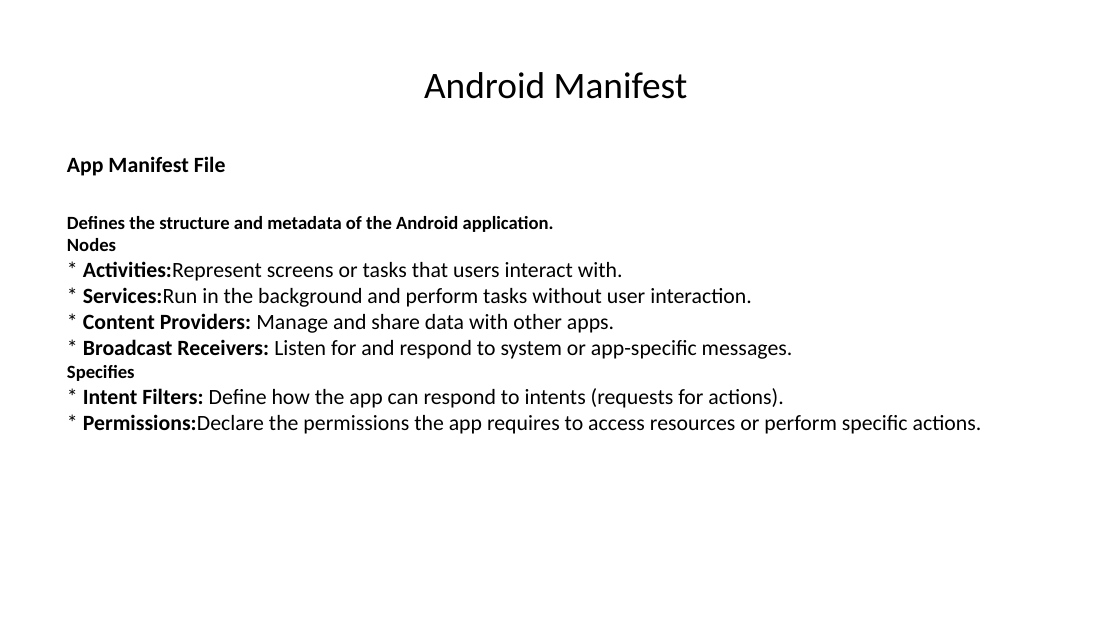
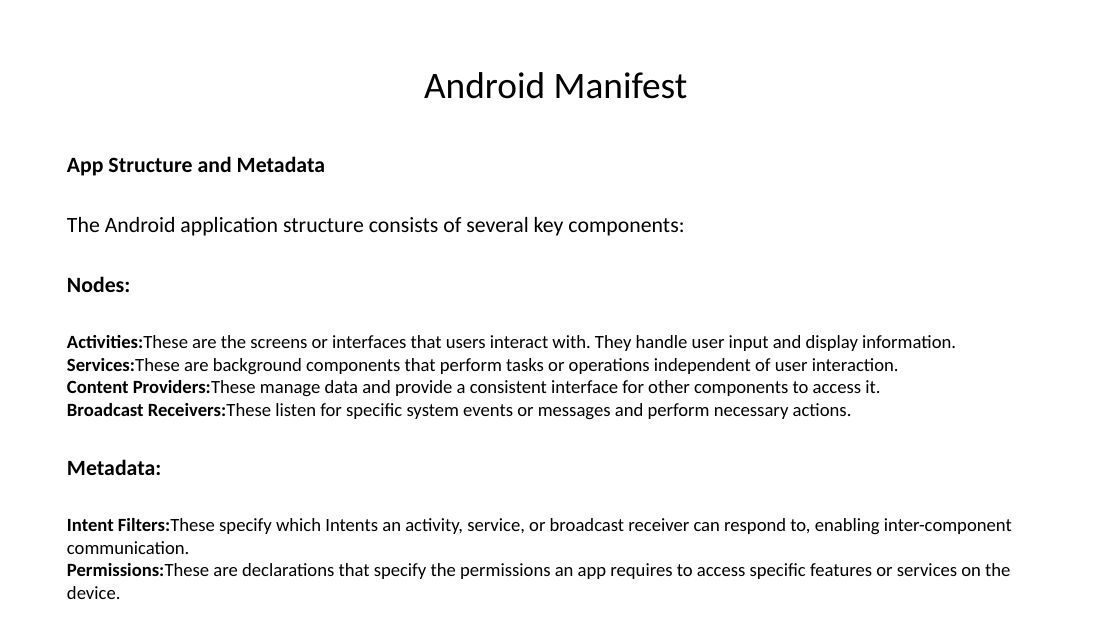
Before and after one commit to munirrudy-sg/Boring-Slide-Eradicator-inator, a slide deck: slide 6 of output.pptx. Drawn at 1120x630 pixels with LibreOffice and Linux fonts; fonts in the diff are those of the drawing. Boxes give left, top, right and bottom in pixels: in the first picture for what was removed or moved away, otherwise in the second. Text is boxed around its words. In the diff, an @@ line names an element or a change of style, - is before the commit and + after.

```diff
--- a/output.pptx
+++ b/output.pptx
@@ text at (67,156,1012,579): text changed; size 14 to 12 pt @@
-App Manifest File
-Defines the structure and metadata of the Android application.
-Nodes
-* Activities:Represent screens or tasks that users interact with.
-* Services:Run in the background and perform tasks without user interaction.
-* Content Providers: Manage and share data with other apps.
-* Broadcast Receivers: Listen for and respond to system or app-specific messages.
-Specifies
-* Intent Filters: Define how the app can respond to intents (requests for actions).
-* Permissions:Declare the permissions the app requires to access resources or perform specific actions.
+App Structure and Metadata
+The Android application structure consists of several key components:
+Nodes:
+Activities:These are the screens or interfaces that users interact with. They handle user input and display information.
+Services:These are background components that perform tasks or operations independent of user interaction.
+Content Providers:These manage data and provide a consistent interface for other components to access it.
+Broadcast Receivers:These listen for specific system events or messages and perform necessary actions.
+Metadata:
+Intent Filters:These specify which Intents an activity, service, or broadcast receiver can respond to, enabling inter-component communication.
+Permissions:These are declarations that specify the permissions an app requires to access specific features or services on the device.
```
Also in this commit, not shown: 14 other slides changed, 1 other file.
